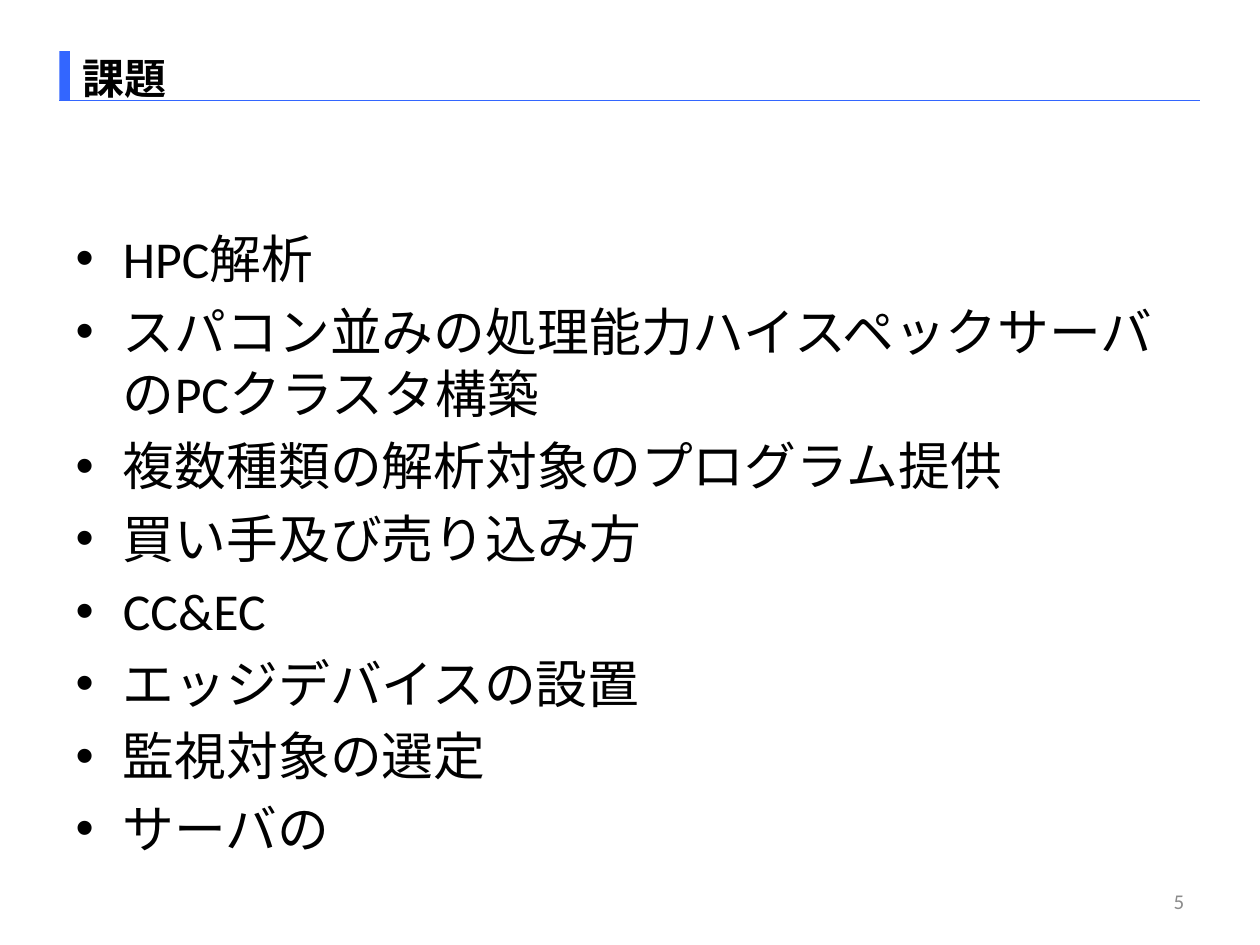
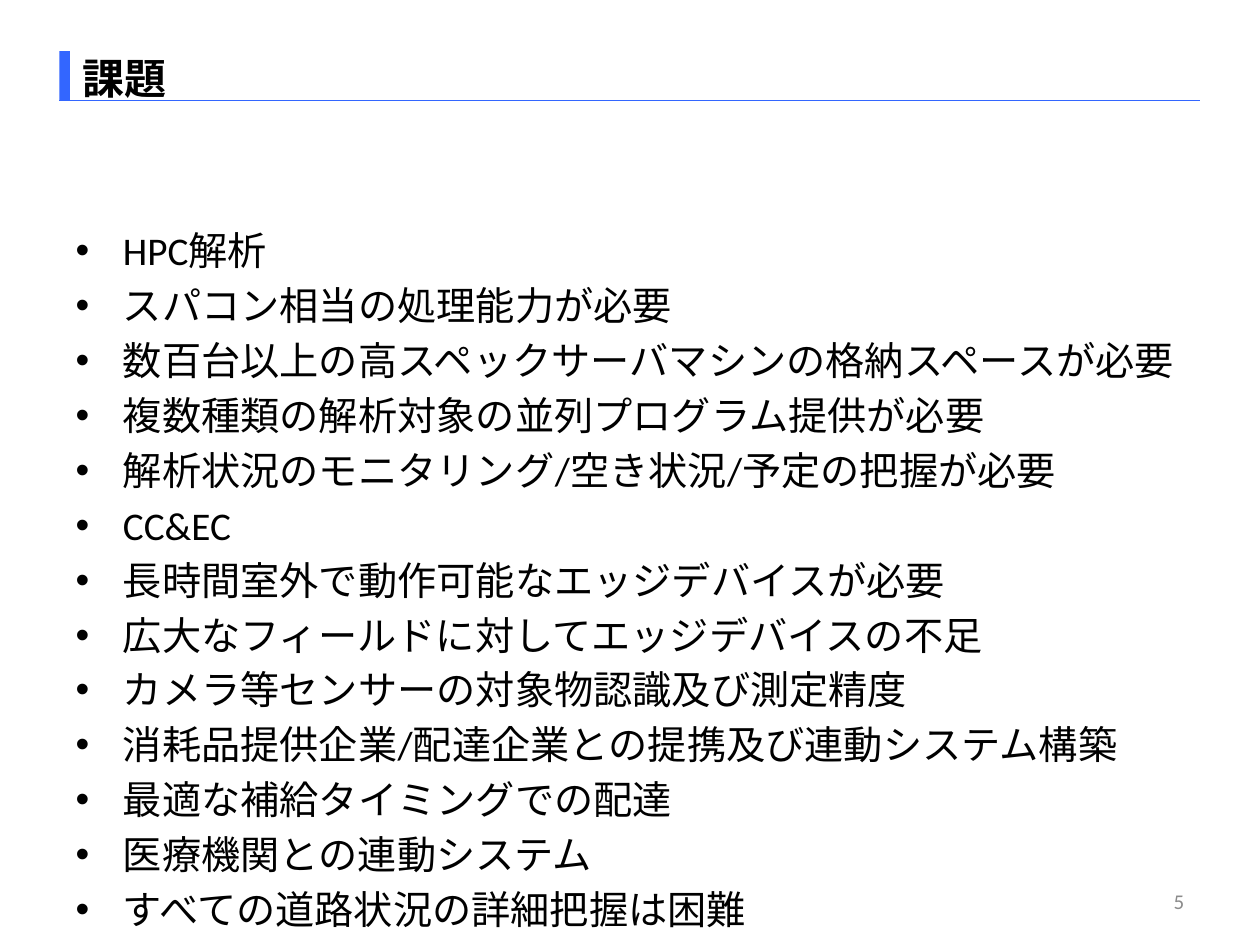
Before and after one commit to SITH-YN/PythonTool, a slide deck: slide 5 of Temp/EMB本部_中村洋太_290863_[HPC解析_CC&ECサービス].pptx. Drawn at 1260x945 pixels with LibreOffice and Linux fonts; fonts in the diff are those of the drawing. Boxes give left, top, right and bottom in pixels: in the first picture for what was removed or moved away, otherwise in the second. Text is boxed around its words. In the diff, an @@ line names an element or a change of style, - is before the commit and + after.

```diff
--- a/Temp/EMB本部_中村洋太_290863_[HPC解析_CC&ECサービス].pptx
+++ b/Temp/EMB本部_中村洋太_290863_[HPC解析_CC&ECサービス].pptx
@@ text at (123, 233, 267, 541): size 29.6 to 22.4 pt in "HPC解析", "CC&EC"; less space between paragraphs @@
@@ text at (123, 287, 1174, 488): text changed; size 29.6 to 22.4 pt @@
-• スパコン並みの処理能力ハイスペックサーバのPCクラスタ構築
-• 複数種類の解析対象のプログラム提供
-• 買い手及び売り込み方
+• スパコン相当の処理能力が必要
+• 数百台以上の高スペックサーバマシンの格納スペースが必要
+• 複数種類の解析対象の並列プログラム提供が必要
+• 解析状況のモニタリング/空き状況/予定の把握が必要
@@ text at (123, 562, 1117, 928): text changed; size 29.6 to 22.4 pt @@
-• エッジデバイスの設置
-• 監視対象の選定
-• サーバの
+• 長時間室外で動作可能なエッジデバイスが必要
+• 広大なフィールドに対してエッジデバイスの不足
+• カメラ等センサーの対象物認識及び測定精度
+• 消耗品提供企業/配達企業との提携及び連動システム構築
+• 最適な補給タイミングでの配達
+• 医療機関との連動システム
+• すべての道路状況の詳細把握は困難
```
Also in this commit, not shown: 3 other slides changed.
